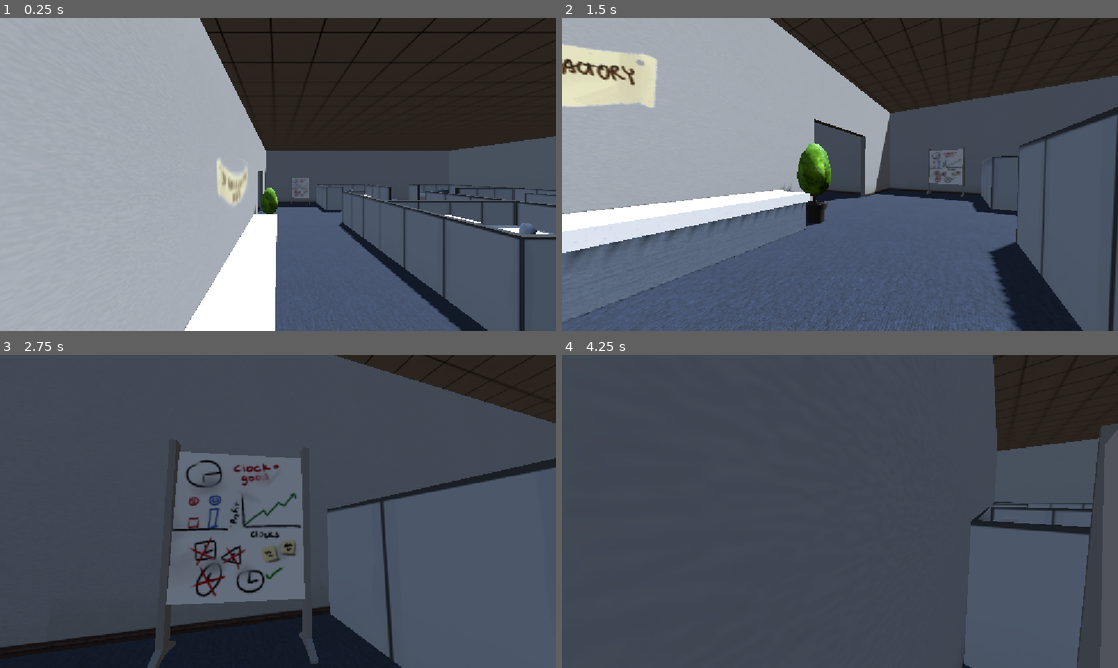
Above: before the commit, frames 1-4 (two rows, left to right).
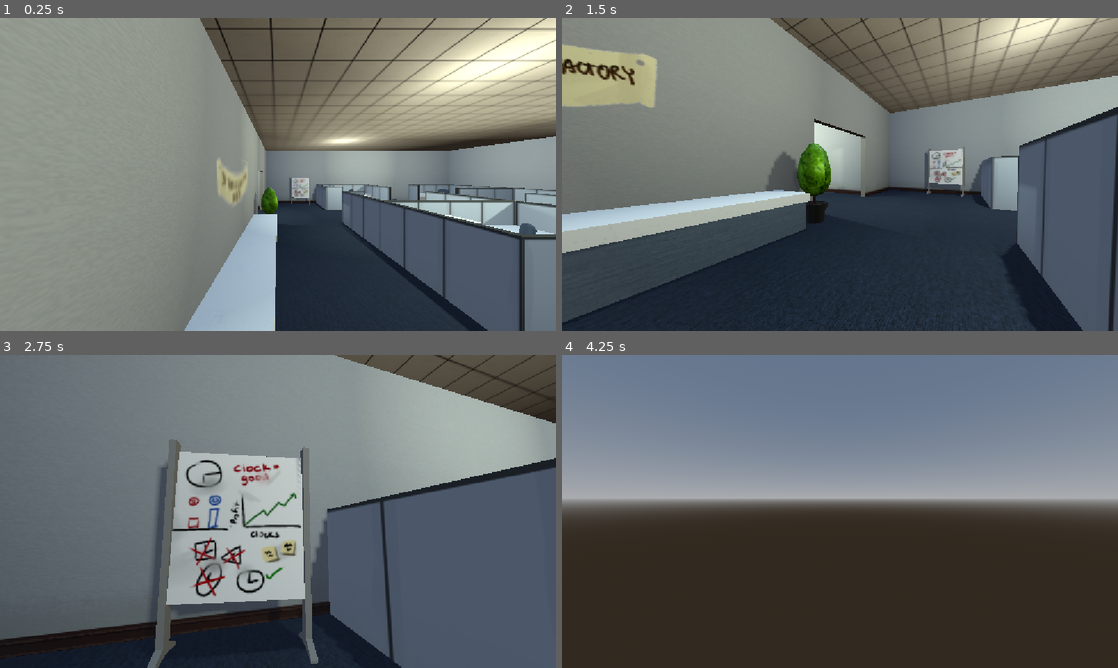
Above: after the commit, the same moments.

Repository: shaneriob-bit/time-bomb
Game: Godot game, scene res://_scenes/office_environment.tscn
Same seed, same stepped clock (60 frames per second), same inputs: the game is played once before the commit and once after it. This scene is started directly instead of the project's main scene.
Inputs (mouse positions are in pixels of both pictures, inside the frame that each line leads up to):
- Up to frame 1 (0.25 s): no input
- Up to frame 2 (1.5 s): move the mouse to (867, 174) at 0.52 s; hold Right mouse button (throw) 0.53-1.28 s; hold W (move_forward) from 0.53 s (still down); tap Space (jump) at 0.77 s; move the mouse to (812, 174) at 1.27 s; right-click (812, 174) at 1.35 s
- Up to frame 3 (2.75 s): keep holding W (move_forward); tap Space (jump) at 1.52 s; move the mouse to (289, 505) at 2.02 s; hold Right mouse button (throw) from 2.03 s (still down)
- Up to frame 4 (4.25 s): keep holding W (move_forward); move the mouse to (834, 517) at 2.77 s; release Right mouse button (throw) at 2.78 s; right-click (834, 517) at 2.85 s; tap Space (jump) at 3.02, 3.77 s; move the mouse to (878, 514) at 3.52 s; hold Right mouse button (throw) from 3.53 s (still down)

The runs differ from the first frame. In frame 1, 90% of the frame differs, in the area x 0-100%, y 0-100%; in frame 2, 85%; in frame 3, 63%; in frame 4, 99%.

Commit message:
lighting

Diff:
--- a/_assets/furniture/paper_stack.tscn
+++ b/_assets/furniture/paper_stack.tscn
@@ -4,7 +4,6 @@
 [ext_resource type="Texture2D" uid="uid://bo610dglqfudd" path="res://_assets/texture images/office furniture.png" id="2_h40p2"]
 
 [sub_resource type="StandardMaterial3D" id="StandardMaterial3D_nxsc4"]
-shading_mode = 0
 albedo_texture = ExtResource("2_h40p2")
 
 [node name="paper stack" unique_id=143729597 instance=ExtResource("1_h40p2")]
--- a/_assets/materials/wall.tres
+++ b/_assets/materials/wall.tres
@@ -5,4 +5,5 @@
 [resource]
 albedo_texture = ExtResource("1_c66dx")
 uv1_scale = Vector3(0.149, 0.149, 0.149)
+uv1_offset = Vector3(0, 0.485, 0)
 uv1_triplanar = true
--- a/_scenes/office_environment.tscn
+++ b/_scenes/office_environment.tscn
@@ -41,19 +41,22 @@
 script = ExtResource("1_iwrvy")
 
 [node name="_ceiling" type="CSGBox3D" parent="." unique_id=1014324123]
-transform = Transform3D(1, 0, 0, 0, 1, 0, 0, 0, 1, 1.883728, 6.3226376, 3.294033)
+transform = Transform3D(1, 0, 0, 0, 1, 0, 0, 0, 1, 1.883728, 6.3226376, -5.624424)
 cast_shadow = 0
 use_collision = true
-size = Vector3(39.55945, 0.17285156, 53.154297)
+size = Vector3(39.55945, 0.17285156, 35.317383)
+material = SubResource("StandardMaterial3D_nw23d")
+
+[node name="_ceiling2" type="CSGBox3D" parent="." unique_id=1737113728]
+transform = Transform3D(1, 0, 0, 0, 1, 0, 0, 0, 1, -0.86428833, 6.3226376, 20.894737)
+cast_shadow = 0
+use_collision = true
+size = Vector3(34.063416, 0.17285156, 17.78955)
 material = SubResource("StandardMaterial3D_nw23d")
 
 [node name="WorldEnvironment" type="WorldEnvironment" parent="." unique_id=2124110082]
 environment = SubResource("Environment_iwrvy")
 
-[node name="DirectionalLight3D" type="DirectionalLight3D" parent="." unique_id=1103568980]
-transform = Transform3D(-0.8660254, -0.43301278, 0.25, 0, 0.49999997, 0.86602545, -0.50000006, 0.75, -0.43301266, 0, 0, 0)
-shadow_enabled = true
-
 [node name="Player" parent="." unique_id=990924218 instance=ExtResource("1_g4o3v")]
 transform = Transform3D(1, 0, 0, 0, 1, 0, 0, 0, 1, 0, 2.02559, 0)
 
@@ -398,3 +401,123 @@
 
 [node name="paper stack2" parent="." unique_id=920144788 instance=ExtResource("20_r7lvc")]
 transform = Transform3D(0.9841994, 1.583073e-08, -0.17706369, 0, -1, -8.940697e-08, -0.17706369, 8.799429e-08, -0.9841994, 5.370801, 1.8326244, 1.9550116)
+
+[node name="OmniLight3D" type="OmniLight3D" parent="." unique_id=2057100125]
+transform = Transform3D(1, 0, 0, 0, 1, 0, 0, 0, 1, 14.350431, 5.0485225, 5.092171)
+light_color = Color(0.9578758, 0.95661515, 0.7993717, 1)
+light_energy = 1.159
+light_size = 1.0
+shadow_enabled = true
+omni_range = 11.631748
+
+[node name="OmniLight3D6" type="OmniLight3D" parent="." unique_id=2117732400]
+transform = Transform3D(1, 0, 0, 0, 1, 0, 0, 0, 1, 5.466111, 5.0485225, -15.677845)
+light_color = Color(0.9578758, 0.95661515, 0.7993717, 1)
+light_energy = 1.159
+light_size = 1.0
+shadow_enabled = true
+omni_range = 11.631748
+
+[node name="OmniLight3D7" type="OmniLight3D" parent="." unique_id=653861887]
+transform = Transform3D(1, 0, 0, 0, 1, 0, 0, 0, 1, -1.7307653, 5.0485225, 20.02033)
+light_color = Color(0.9578758, 0.95661515, 0.7993717, 1)
+light_energy = 1.159
+light_size = 1.0
+shadow_enabled = true
+omni_range = 11.631748
+
+[node name="OmniLight3D15" type="OmniLight3D" parent="." unique_id=679486458]
+transform = Transform3D(1, 0, 0, 0, 1, 0, 0, 0, 1, 9.207533, 5.0485225, 19.16554)
+light_color = Color(0.9578758, 0.95661515, 0.7993717, 1)
+light_energy = 1.159
+light_size = 1.0
+shadow_enabled = true
+omni_range = 11.631748
+
+[node name="OmniLight3D8" type="OmniLight3D" parent="." unique_id=2080230439]
+transform = Transform3D(1, 0, 0, 0, 1, 0, 0, 0, 1, -8.820234, 5.0485225, 20.02033)
+light_color = Color(0.9578758, 0.95661515, 0.7993717, 1)
+light_energy = 1.159
+light_size = 1.0
+shadow_enabled = true
+omni_range = 11.631748
+
+[node name="OmniLight3D9" type="OmniLight3D" parent="." unique_id=1755288708]
+transform = Transform3D(1, 0, 0, 0, 1, 0, 0, 0, 1, -12.956594, 5.0485225, 6.79904)
+light_color = Color(0.9578758, 0.95661515, 0.7993717, 1)
+light_energy = 1.159
+light_size = 1.0
+shadow_enabled = true
+omni_range = 11.631748
+
+[node name="OmniLight3D10" type="OmniLight3D" parent="." unique_id=1208531540]
+transform = Transform3D(1, 0, 0, 0, 1, 0, 0, 0, 1, -12.956594, 5.0485225, -3.406475)
+light_color = Color(0.9578758, 0.95661515, 0.7993717, 1)
+light_energy = 1.159
+light_size = 1.0
+shadow_enabled = true
+omni_range = 11.631748
+
+[node name="OmniLight3D11" type="OmniLight3D" parent="." unique_id=1443318038]
+transform = Transform3D(1, 0, 0, 0, 1, 0, 0, 0, 1, -5.303253, 5.0485225, 6.79904)
+light_color = Color(0.9578758, 0.95661515, 0.7993717, 1)
+light_energy = 1.159
+light_size = 1.0
+shadow_enabled = true
+omni_range = 11.631748
+
+[node name="OmniLight3D12" type="OmniLight3D" parent="." unique_id=171831945]
+transform = Transform3D(1, 0, 0, 0, 1, 0, 0, 0, 1, -5.303253, 5.0485225, -1.7759724)
+light_color = Color(0.9578758, 0.95661515, 0.7993717, 1)
+light_energy = 1.159
+light_size = 1.0
+shadow_enabled = true
+omni_range = 11.631748
+
+[node name="OmniLight3D13" type="OmniLight3D" parent="." unique_id=966710258]
+transform = Transform3D(1, 0, 0, 0, 1, 0, 0, 0, 1, -5.303253, 5.0485225, -13.760385)
+light_color = Color(0.9578758, 0.95661515, 0.7993717, 1)
+light_energy = 1.159
+light_size = 1.0
+shadow_enabled = true
+omni_range = 11.631748
+
+[node name="OmniLight3D14" type="OmniLight3D" parent="." unique_id=157836651]
+transform = Transform3D(1, 0, 0, 0, 1, 0, 0, 0, 1, -10.679701, 5.0485225, -13.760385)
+light_color = Color(0.9578758, 0.95661515, 0.7993717, 1)
+light_energy = 1.159
+light_size = 1.0
+shadow_enabled = true
+omni_range = 11.631748
+
+[node name="OmniLight3D5" type="OmniLight3D" parent="." unique_id=1419688279]
+transform = Transform3D(1, 0, 0, 0, 1, 0, 0, 0, 1, 5.466111, 5.0485225, -4.8965507)
+light_color = Color(0.9578758, 0.95661515, 0.7993717, 1)
+light_energy = 1.159
+light_size = 1.0
+shadow_enabled = true
+omni_range = 11.631748
+
+[node name="OmniLight3D4" type="OmniLight3D" parent="." unique_id=1172772284]
+transform = Transform3D(1, 0, 0, 0, 1, 0, 0, 0, 1, 5.466111, 5.0485225, 5.092171)
+light_color = Color(0.9578758, 0.95661515, 0.7993717, 1)
+light_energy = 1.159
+light_size = 1.0
+shadow_enabled = true
+omni_range = 11.631748
+
+[node name="OmniLight3D2" type="OmniLight3D" parent="." unique_id=41709482]
+transform = Transform3D(1, 0, 0, 0, 1, 0, 0, 0, 1, 14.350431, 5.0485225, -4.8965507)
+light_color = Color(0.9578758, 0.95661515, 0.7993717, 1)
+light_energy = 1.159
+light_size = 1.0
+shadow_enabled = true
+omni_range = 11.631748
+
+[node name="OmniLight3D3" type="OmniLight3D" parent="." unique_id=9775218]
+transform = Transform3D(1, 0, 0, 0, 1, 0, 0, 0, 1, 14.350431, 5.0485225, -15.677845)
+light_color = Color(0.9578758, 0.95661515, 0.7993717, 1)
+light_energy = 1.159
+light_size = 1.0
+shadow_enabled = true
+omni_range = 11.631748
--- a/_scenes/office_layout.tscn
+++ b/_scenes/office_layout.tscn
@@ -6,120 +6,123 @@
 [node name="office layout" type="Node3D" unique_id=587130387]
 
 [node name="floor" type="CSGBox3D" parent="." unique_id=757183029]
-transform = Transform3D(1, 0, 0, 0, 1, 0, 0, 0, 1, 1.5182362, 1.1920929e-07, 3.8153858)
+transform = Transform3D(1, 0, 0, 0, 1, 0, 0, 0, 1, 1.5182362, 1.1920929e-07, -6.0562763)
 material_override = ExtResource("1_h68uy")
 use_collision = true
-size = Vector3(38.759766, 0.35961914, 55.548523)
+size = Vector3(38.759766, 0.35961914, 35.8052)
 
-[node name="CSGCombiner3D" type="CSGCombiner3D" parent="." unique_id=935272271]
+[node name="floor2" type="CSGBox3D" parent="." unique_id=1447054084]
+transform = Transform3D(1, 0, 0, 0, 1, 0, 0, 0, 1, -0.42323112, 1.1920929e-07, 23.354218)
+material_override = ExtResource("1_h68uy")
 use_collision = true
+size = Vector3(34.87683, 0.35961914, 23.03062)
 
-[node name="CSGBox3D10" type="CSGBox3D" parent="CSGCombiner3D" unique_id=1964687628]
+[node name="CSGBox3D10" type="CSGBox3D" parent="." unique_id=1964687628]
 transform = Transform3D(1, 0, 0, 0, 1, 0, 0, 0, 1, 1.9704418, 3.3553329, 11.965437)
 size = Vector3(40.48359, 6.5207825, 0.30371094)
 material = ExtResource("2_5ksdh")
 
-[node name="Door" type="CSGBox3D" parent="CSGCombiner3D/CSGBox3D10" unique_id=374353230]
+[node name="Door" type="CSGBox3D" parent="CSGBox3D10" unique_id=374353230]
 transform = Transform3D(1, 0, 0, 0, 1, 0, 0, 0, 1, -6.9150076, -1.5866699, 9.536743e-07)
 operation = 2
 size = Vector3(6.4353027, 4.17334, 1)
 
-[node name="Door2" type="CSGBox3D" parent="CSGCombiner3D/CSGBox3D10" unique_id=173938184]
+[node name="Door2" type="CSGBox3D" parent="CSGBox3D10" unique_id=173938184]
 transform = Transform3D(1, 0, 0, 0, 1, 0, 0, 0, 1, 8.906493, -1.5866699, 9.536743e-07)
 operation = 2
 size = Vector3(3.2871094, 4.17334, 1)
 
-[node name="CSGBox3D3" type="CSGBox3D" parent="CSGCombiner3D" unique_id=666135488]
+[node name="CSGBox3D3" type="CSGBox3D" parent="." unique_id=666135488]
 transform = Transform3D(1, 0, 0, 0, 1, 0, 0, 0, 1, -8.77965, 3.3553329, -18.673504)
 size = Vector3(14.635254, 6.5207825, 0.30371094)
 material = ExtResource("2_5ksdh")
 
-[node name="CSGBox3D9" type="CSGBox3D" parent="CSGCombiner3D" unique_id=178543161]
+[node name="CSGBox3D9" type="CSGBox3D" parent="." unique_id=178543161]
 transform = Transform3D(1, 0, 0, 0, 1, 0, 0, 0, 1, 10.174145, 3.3553329, -22.541641)
 size = Vector3(23.998535, 6.5207825, 0.30371094)
 material = ExtResource("2_5ksdh")
 
-[node name="CSGBox3D14" type="CSGBox3D" parent="CSGCombiner3D" unique_id=355391891]
+[node name="CSGBox3D14" type="CSGBox3D" parent="." unique_id=355391891]
 transform = Transform3D(1, 0, 0, 0, 1, 0, 0, 0, 1, -8.449602, 3.3553329, 28.733288)
 size = Vector3(24.601013, 6.5207825, 0.30371094)
 material = ExtResource("2_5ksdh")
 
-[node name="CSGBox3D16" type="CSGBox3D" parent="CSGCombiner3D" unique_id=1588965226]
+[node name="CSGBox3D16" type="CSGBox3D" parent="." unique_id=1588965226]
 transform = Transform3D(1, 0, 0, 0, 1, 0, 0, 0, 1, 11.740541, 3.3553329, 25.9106)
 size = Vector3(15.631683, 6.5207825, 0.30371094)
 material = ExtResource("2_5ksdh")
 
-[node name="CSGBox3D4" type="CSGBox3D" parent="CSGCombiner3D" unique_id=1313808395]
+[node name="CSGBox3D4" type="CSGBox3D" parent="." unique_id=1313808395]
 transform = Transform3D(-4.371139e-08, 0, 1, 0, 1, 0, -1, 0, -4.371139e-08, -17.030779, 3.3553329, 10.601345)
 size = Vector3(38.211548, 6.5207825, 0.30371094)
 material = ExtResource("2_5ksdh")
 
-[node name="CSGBox3D12" type="CSGBox3D" parent="CSGCombiner3D" unique_id=1517964878]
+[node name="CSGBox3D12" type="CSGBox3D" parent="." unique_id=1517964878]
 transform = Transform3D(-4.371139e-08, 0, 1, 0, 1, 0, -1, 0, -4.371139e-08, -15.500076, 3.3553329, -14.432137)
 size = Vector3(11.592438, 6.5207825, 0.30371094)
 material = ExtResource("2_5ksdh")
 
-[node name="CSGBox3D17" type="CSGBox3D" parent="CSGCombiner3D" unique_id=1415770413]
+[node name="CSGBox3D17" type="CSGBox3D" parent="." unique_id=1415770413]
 transform = Transform3D(-4.371139e-08, 0, -1, 0, 1, 0, 1, 0, -4.371139e-08, 14.480216, 3.3553329, 19.577057)
 size = Vector3(15.303635, 6.5207825, 0.30371094)
 material = ExtResource("2_5ksdh")
 
-[node name="CSGBox3D6" type="CSGBox3D" parent="CSGCombiner3D" unique_id=764235991]
+[node name="CSGBox3D6" type="CSGBox3D" parent="." unique_id=764235991]
 transform = Transform3D(-4.371139e-08, 0, 1, 0, 1, 0, -1, 0, -4.371139e-08, -1.5163487, 3.3553329, -6.045138)
 size = Vector3(35.69378, 6.5207825, 0.30371094)
 material = ExtResource("2_5ksdh")
 
-[node name="Door" type="CSGBox3D" parent="CSGCombiner3D/CSGBox3D6" unique_id=520443964]
+[node name="Door" type="CSGBox3D" parent="CSGBox3D6" unique_id=520443964]
 transform = Transform3D(1, 0, 0, 0, 1, 0, 0, 0, 1, 9.353113, -1.5866699, 8.34465e-07)
 operation = 2
 size = Vector3(4.705078, 4.17334, 1)
 
-[node name="Door2" type="CSGBox3D" parent="CSGCombiner3D/CSGBox3D6" unique_id=1631906387]
+[node name="Door2" type="CSGBox3D" parent="CSGBox3D6" unique_id=1631906387]
 transform = Transform3D(1, 0, 0, 0, 1, 0, 0, 0, 1, -12.907017, -1.5866699, 2.3841858e-07)
 operation = 2
 size = Vector3(10.335541, 4.17334, 1)
 
-[node name="CSGBox3D7" type="CSGBox3D" parent="CSGCombiner3D" unique_id=1695794084]
+[node name="CSGBox3D7" type="CSGBox3D" parent="." unique_id=1695794084]
 transform = Transform3D(-1, 0, -8.742278e-08, 0, 1, 0, 8.742278e-08, 0, -1, -11.1732235, 3.3553329, -8.478929)
 size = Vector3(19.332016, 6.5207825, 0.30371094)
 material = ExtResource("2_5ksdh")
 
-[node name="Door" type="CSGBox3D" parent="CSGCombiner3D/CSGBox3D7" unique_id=1885022098]
+[node name="Door" type="CSGBox3D" parent="CSGBox3D7" unique_id=1885022098]
 transform = Transform3D(1, 0, 0, 0, 1, 0, 0, 0, 1, -6.2942324, -1.5866699, -9.536743e-07)
 operation = 2
 size = Vector3(4.248047, 4.17334, 1)
 
-[node name="CSGBox3D8" type="CSGBox3D" parent="CSGCombiner3D" unique_id=905033857]
+[node name="CSGBox3D8" type="CSGBox3D" parent="." unique_id=905033857]
 transform = Transform3D(-1, 0, -8.742278e-08, 0, 1, 0, 8.742278e-08, 0, -1, -13.002317, 3.3553329, 1.5920552)
 size = Vector3(9.79248, 6.5207825, 0.30371094)
 material = ExtResource("2_5ksdh")
 
-[node name="CSGBox3D11" type="CSGBox3D" parent="CSGCombiner3D" unique_id=624896716]
+[node name="CSGBox3D11" type="CSGBox3D" parent="." unique_id=624896716]
 transform = Transform3D(-4.371139e-08, 0, 1, 0, 1, 0, -1, 0, -4.371139e-08, -8.212639, 3.3553329, 1.8286209)
 size = Vector3(20.563166, 6.5207825, 0.30371094)
 material = ExtResource("2_5ksdh")
 
-[node name="Door" type="CSGBox3D" parent="CSGCombiner3D/CSGBox3D11" unique_id=2065769824]
+[node name="Door" type="CSGBox3D" parent="CSGBox3D11" unique_id=2065769824]
 transform = Transform3D(1, 0, 0, 0, 1, 0, 0, 0, 1, 2.7465847, -1.5866699, 0)
 operation = 2
 size = Vector3(3.2871094, 4.17334, 1)
 
-[node name="Door2" type="CSGBox3D" parent="CSGCombiner3D/CSGBox3D11" unique_id=799073274]
+[node name="Door2" type="CSGBox3D" parent="CSGBox3D11" unique_id=799073274]
 transform = Transform3D(1, 0, 0, 0, 1, 0, 0, 0, 1, -2.8215933, -1.5866699, 0)
 operation = 2
 size = Vector3(3.2871094, 4.17334, 1)
 
-[node name="CSGBox3D5" type="CSGBox3D" parent="CSGCombiner3D" unique_id=1564822457]
+[node name="CSGBox3D5" type="CSGBox3D" parent="." unique_id=1564822457]
 transform = Transform3D(-4.371139e-08, 0, 1, 0, 1, 0, -1, 0, -4.371139e-08, 20.768034, 3.3553329, -5.2368813)
 size = Vector3(34.65277, 6.5207825, 0.30371094)
 material = ExtResource("2_5ksdh")
 
-[node name="CSGBox3D15" type="CSGBox3D" parent="CSGCombiner3D" unique_id=1939159128]
+[node name="CSGBox3D15" type="CSGBox3D" parent="." unique_id=1939159128]
 transform = Transform3D(-4.371139e-08, 0, 1, 0, 1, 0, -1, 0, -4.371139e-08, 3.8029714, 3.3553329, 23.413624)
 size = Vector3(22.92797, 6.5207825, 0.30371094)
 material = ExtResource("2_5ksdh")
 
-[node name="Door" type="CSGBox3D" parent="CSGCombiner3D/CSGBox3D15" unique_id=1634553807]
+[node name="Door" type="CSGBox3D" parent="CSGBox3D15" unique_id=1634553807]
 transform = Transform3D(1, 0, 0, 0, 1, 0, 0, 0, 1, 5.8188095, -1.5866699, 4.7683716e-07)
 operation = 2
 size = Vector3(3.2871094, 4.17334, 1)
